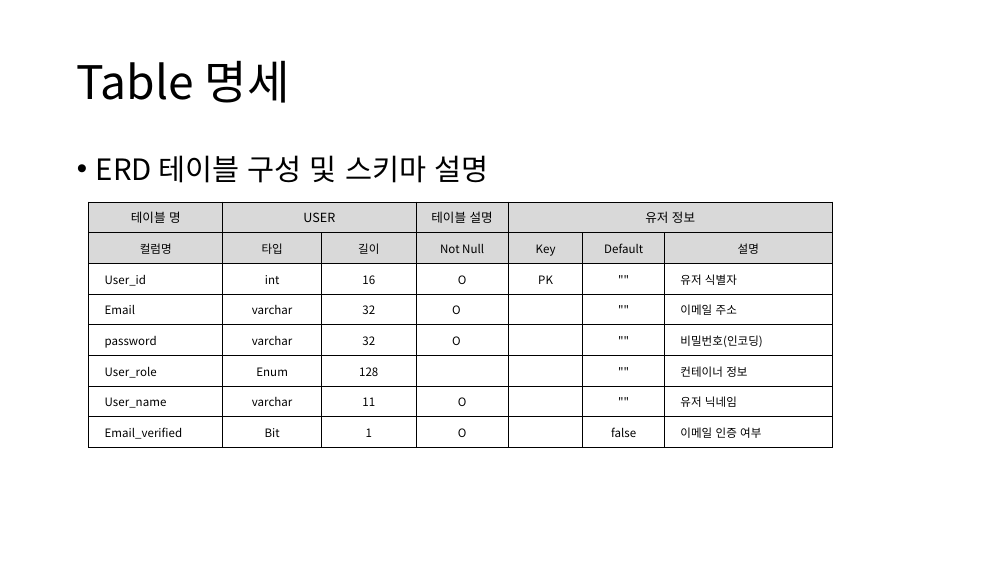
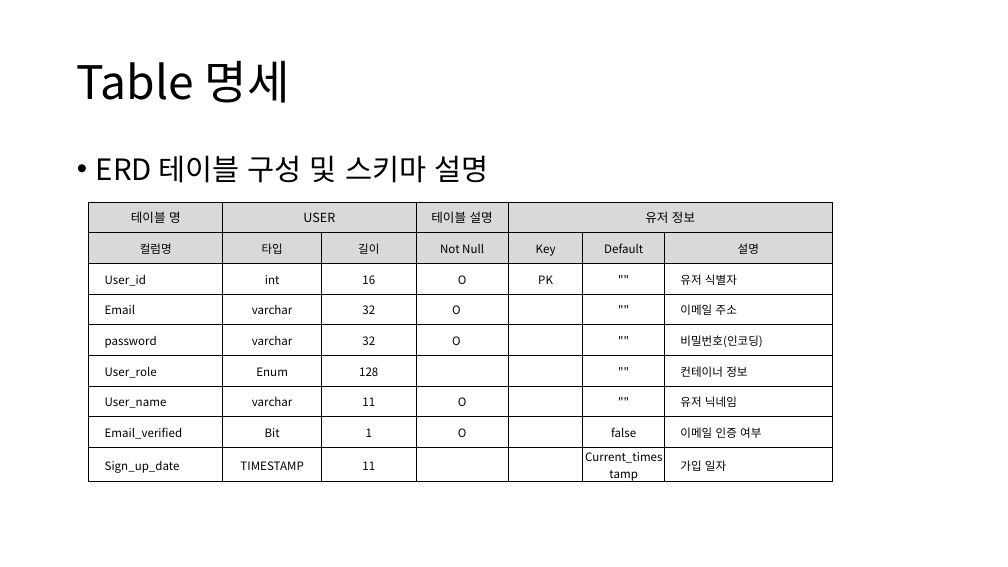
Before and after one commit to hahahahohohoho/mini_project, a slide deck: slide 27 of 빅데이터프로젝트계획서 (1).pptx (slide 26 before the commit). Drawn at 1008x567 pixels with LibreOffice and Linux fonts; fonts in the diff are those of the drawing. Boxes give left, top, right and bottom in pixels: in the first picture for what was removed or moved away, otherwise in the second. Text is boxed around its words. In the diff, an @@ line names an element or a change of style, - is before the commit and + after.

```diff
--- a/빅데이터프로젝트계획서 (1).pptx
+++ b/빅데이터프로젝트계획서 (1).pptx
@@ table at [88, 202, 833, 478] @@
+row 9: Sign_up_date | TIMESTAMP | 11 |  |  | Current_timestamp | 가입 일자
```
Also in this commit, not shown: 13 other slides changed, 4 slides added, 11 other files.
